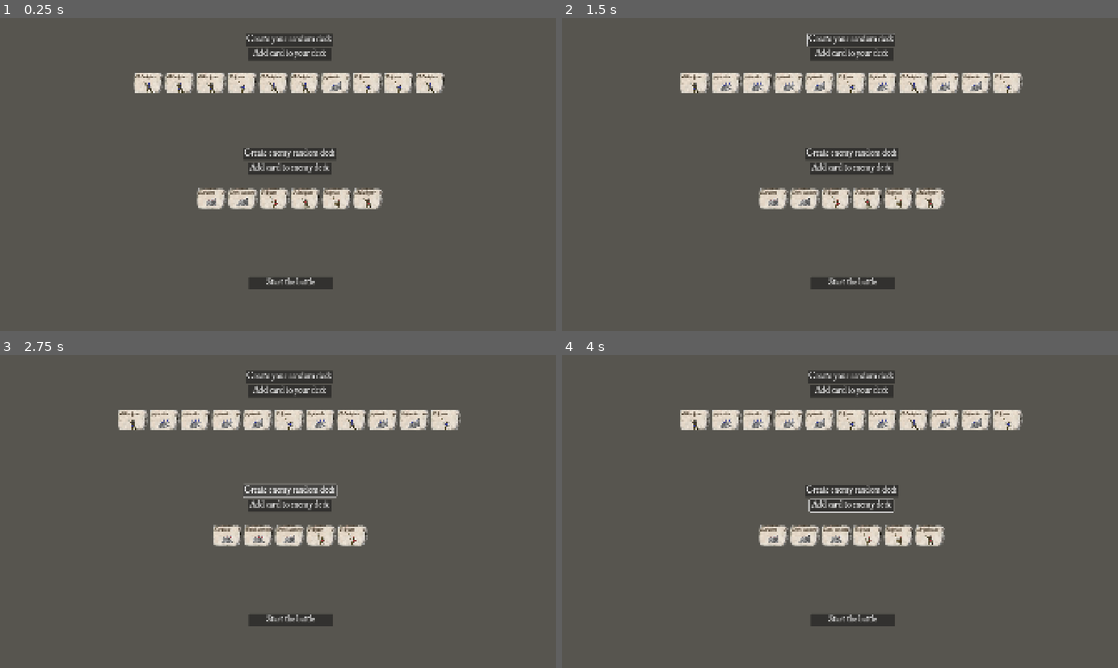
Above: before the commit, frames 1-4 (two rows, left to right).
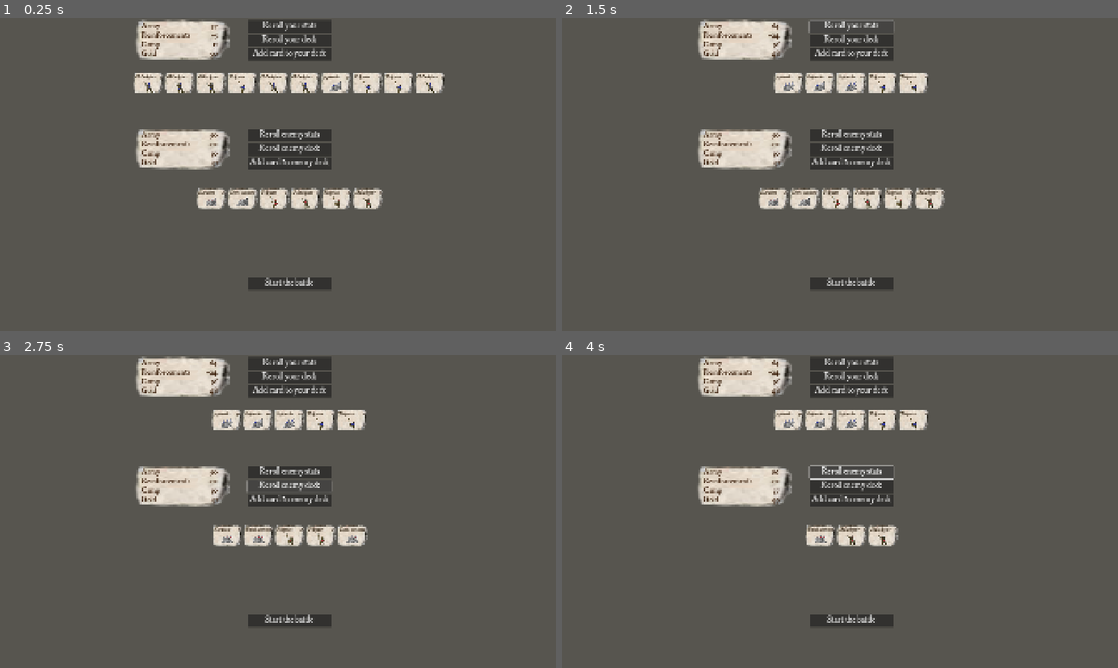
Above: after the commit, the same moments.

Repository: FredrikLundvall/MinuteBattle
Game: Godot game, scene res://godot/deck_builder/deck_builder.tscn
Same seed, same stepped clock (60 frames per second), same inputs: the game is played once before the commit and once after it.
Inputs (mouse positions are in pixels of both pictures, inside the frame that each line leads up to):
- Up to frame 1 (0.25 s): no input
- Up to frame 2 (1.5 s): click "Create your random deck" (after the commit: "Reroll your deck") at 0.5 s; click (851, 27) at 1.25 s, where only the run after the commit has a clickable "Reroll your stats"
- Up to frame 3 (2.75 s): click "Create enemy random deck" (after the commit: "Reroll enemy deck") at 2 s
- Up to frame 4 (4 s): click "Add card to enemy deck" at 2.75 s; click (851, 473) at 3.5 s, where only the run after the commit has a clickable "Reroll enemy stats"

The runs differ from the first frame. In frame 1, 6.6% of the frame differs, in the area x 24-61%, y 0-87%; in frame 2, 8.2%; in frame 3, 8.8%; in frame 4, 10%, in the area x 21-83%, y 0-87%.

Commit message:
Added the gold resource. Refactored the update of the labels of the resources. Added randomizing of the resources.

Diff:
--- a/GameSource/Content/godot/deck_builder/deck_builder.gd
+++ b/GameSource/Content/godot/deck_builder/deck_builder.gd
@@ -3,15 +3,17 @@
 @onready var swedish_pool_scene: PackedScene = preload("res://godot/pool/sweden_pool.tscn")
 @onready var card_scene: PackedScene = preload("res://godot/card/card.tscn")
 @onready var my_player_state = GameState.get_node("MyPlayerState")
+@onready var my_resources = get_node("MyResources")
 @onready var my_deck = get_node("MyDeck")
 @onready var holy_roman_empire_pool_scene: PackedScene = preload("res://godot/pool/holy_roman_empire_pool.tscn")
 @onready var enemy_player_state = GameState.get_node("EnemyPlayerState")
+@onready var enemy_resources = get_node("EnemyResources")
 @onready var enemy_deck: Deck = get_node("EnemyDeck")
 
 # Called when the node enters the scene tree for the first time.
 func _ready() -> void:
-	_on_create_my_deck_btn_pressed()
-	_on_create_enemy_deck_btn_pressed()
+	_on_reroll_my_stats_btn_pressed()
+	_on_reroll_enemy_stats_btn_pressed()
 
 # Called every frame. 'delta' is the elapsed time since the previous frame.
 func _process(_delta: float) -> void:
@@ -72,14 +74,25 @@
 func _on_start_battle_btn_pressed() -> void:
 	#Save the players deck in the PlayerState
 	my_deck.reparent(my_player_state)
-	#Set the resources for the player
-	my_player_state.army_resource = 90
-	my_player_state.reinforcement_speed = 10
-	my_player_state.camp_resource = 14
 	#Save the enemies deck in the PlayerState
 	enemy_deck.reparent(enemy_player_state)
+	get_tree().change_scene_to_file("res://godot/play_ground/play_ground.tscn")
+
+func _reroll_player_stats(stats: PlayerState):
+	var rng = RandomNumberGenerator.new()
+	stats.army_resource = rng.randi_range(50, 100)
+	stats.reinforcement_speed = rng.randi_range(5, 30)
+	stats.camp_resource = rng.randi_range(10, 40)
+	stats.gold_resource = rng.randi_range(0, 50)
+
+func _on_reroll_my_stats_btn_pressed() -> void:
+	#Set the resources for the player
+	_reroll_player_stats(my_player_state)
+	my_resources.update_gui(my_player_state)
+	_on_create_my_deck_btn_pressed()
+
+func _on_reroll_enemy_stats_btn_pressed() -> void:
 	#Set the resources for the enemy
-	enemy_player_state.army_resource = 50
-	enemy_player_state.reinforcement_speed = 14
-	enemy_player_state.camp_resource = 24
-	get_tree().change_scene_to_file("res://godot/play_ground/play_ground.tscn")
+	_reroll_player_stats(enemy_player_state)
+	enemy_resources.update_gui(enemy_player_state)
+	_on_create_enemy_deck_btn_pressed()
--- a/GameSource/Content/godot/deck_builder/deck_builder.tscn
+++ b/GameSource/Content/godot/deck_builder/deck_builder.tscn
@@ -1,24 +1,36 @@
-[gd_scene load_steps=4 format=3 uid="uid://qcvo6f2u2no6"]
+[gd_scene load_steps=5 format=3 uid="uid://qcvo6f2u2no6"]
 
 [ext_resource type="Script" uid="uid://ydkl88qj623s" path="res://godot/deck_builder/deck_builder.gd" id="1_2dlqr"]
+[ext_resource type="PackedScene" uid="uid://c7ytt5f3g7ich" path="res://godot/resources/resources.tscn" id="2_0k6gu"]
 [ext_resource type="PackedScene" uid="uid://bl5df3b7c8t0d" path="res://godot/deck/deck.tscn" id="2_stdcc"]
 [ext_resource type="Theme" uid="uid://dd303o3e7c3ai" path="res://godot/deck_builder/button_theme.tres" id="3_2gchn"]
 
 [node name="DeckBuilder" type="Node2D"]
 script = ExtResource("1_2dlqr")
 
+[node name="MyResources" parent="." instance=ExtResource("2_0k6gu")]
+position = Vector2(464, 0)
+
+[node name="RerollMyStatsBtn" type="Button" parent="."]
+offset_left = 856.0
+offset_top = 8.0
+offset_right = 1144.0
+offset_bottom = 51.0
+theme = ExtResource("3_2gchn")
+text = "Reroll your stats"
+
 [node name="CreateMyDeckBtn" type="Button" parent="."]
-offset_left = 849.0
-offset_top = 54.0
-offset_right = 1149.0
-offset_bottom = 97.0
+offset_left = 856.0
+offset_top = 56.0
+offset_right = 1144.0
+offset_bottom = 99.0
 theme = ExtResource("3_2gchn")
-text = "Create your random deck"
+text = "Reroll your deck"
 
 [node name="AddMyCustomizedCardBtn" type="Button" parent="."]
 offset_left = 856.0
 offset_top = 104.0
-offset_right = 1145.0
+offset_right = 1144.0
 offset_bottom = 147.0
 theme = ExtResource("3_2gchn")
 text = "Add card to your deck"
@@ -26,19 +38,30 @@
 [node name="MyDeck" parent="." instance=ExtResource("2_stdcc")]
 position = Vector2(1000, 184)
 
+[node name="EnemyResources" parent="." instance=ExtResource("2_0k6gu")]
+position = Vector2(464, 376)
+
+[node name="RerollEnemyStatsBtn" type="Button" parent="."]
+offset_left = 856.0
+offset_top = 384.0
+offset_right = 1144.0
+offset_bottom = 427.0
+theme = ExtResource("3_2gchn")
+text = "Reroll enemy stats"
+
 [node name="CreateEnemyDeckBtn" type="Button" parent="."]
-offset_left = 840.0
-offset_top = 448.0
-offset_right = 1162.0
-offset_bottom = 491.0
+offset_left = 856.0
+offset_top = 432.0
+offset_right = 1144.0
+offset_bottom = 475.0
 theme = ExtResource("3_2gchn")
-text = "Create enemy random deck"
+text = "Reroll enemy deck"
 
-[node name="AddEnemyCustomizedCardBtn2" type="Button" parent="."]
-offset_left = 855.0
-offset_top = 499.0
+[node name="AddEnemyCustomizedCardBtn" type="Button" parent="."]
+offset_left = 856.0
+offset_top = 480.0
 offset_right = 1144.0
-offset_bottom = 542.0
+offset_bottom = 523.0
 theme = ExtResource("3_2gchn")
 text = "Add card to enemy deck"
 
@@ -46,15 +69,17 @@
 position = Vector2(1002, 583)
 
 [node name="StartBattleBtn" type="Button" parent="."]
-offset_left = 859.0
-offset_top = 894.0
-offset_right = 1150.0
-offset_bottom = 937.0
+offset_left = 856.0
+offset_top = 896.0
+offset_right = 1144.0
+offset_bottom = 939.0
 theme = ExtResource("3_2gchn")
 text = "Start the battle"
 
+[connection signal="pressed" from="RerollMyStatsBtn" to="." method="_on_reroll_my_stats_btn_pressed"]
 [connection signal="pressed" from="CreateMyDeckBtn" to="." method="_on_create_my_deck_btn_pressed"]
 [connection signal="pressed" from="AddMyCustomizedCardBtn" to="." method="_on_add_my_customized_card_btn_pressed"]
+[connection signal="pressed" from="RerollEnemyStatsBtn" to="." method="_on_reroll_enemy_stats_btn_pressed"]
 [connection signal="pressed" from="CreateEnemyDeckBtn" to="." method="_on_create_enemy_deck_btn_pressed"]
-[connection signal="pressed" from="AddEnemyCustomizedCardBtn2" to="." method="_on_add_enemy_customized_card_btn_pressed"]
+[connection signal="pressed" from="AddEnemyCustomizedCardBtn" to="." method="_on_add_enemy_customized_card_btn_pressed"]
 [connection signal="pressed" from="StartBattleBtn" to="." method="_on_start_battle_btn_pressed"]
--- a/GameSource/Content/godot/play_ground/play_ground.gd
+++ b/GameSource/Content/godot/play_ground/play_ground.gd
@@ -2,18 +2,16 @@
 
 @onready var card_scene: PackedScene = preload("res://godot/card/card.tscn")
 @onready var battle: Node2D = get_node("Battle")
+
 @onready var my_hand: Hand = get_node("MyHand")
 @onready var my_player_state = GameState.get_node("MyPlayerState")
+@onready var my_resources = get_node("MyResources")
 @onready var my_deck = my_player_state.get_node("MyDeck")
-@onready var my_player_army_lbl = get_node("MyPlayerResources/ArmyValue")
-@onready var my_player_reinforcements_lbl = get_node("MyPlayerResources/ReinforcementsValue")
-@onready var my_player_camp_lbl = get_node("MyPlayerResources/CampValue")
+
 @onready var enemy_hand: Hand = get_node("EnemyHand")
 @onready var enemy_player_state = GameState.get_node("EnemyPlayerState")
+@onready var enemy_resources = get_node("EnemyResources")
 @onready var enemy_deck = enemy_player_state.get_node("EnemyDeck")
-@onready var enemy_player_army_lbl = get_node("EnemyPlayerResources/ArmyValue")
-@onready var enemy_player_reinforcements_lbl = get_node("EnemyPlayerResources/ReinforcementsValue")
-@onready var enemy_player_camp_lbl = get_node("EnemyPlayerResources/CampValue")
 
 const NO_RESOURCES_TXT = "Not enough resources in camp"
 const SPAWN_TXT = ", report to your Commander!"
@@ -31,13 +29,8 @@
 
 # Called every frame. 'delta' is the elapsed time since the previous frame.
 func _process(_delta: float) -> void:
-	my_player_army_lbl.text = str(my_player_state.army_resource)
-	my_player_reinforcements_lbl.text = "+" + str(my_player_state.reinforcement_speed)
-	my_player_camp_lbl.text = str(my_player_state.camp_resource)
-
-	enemy_player_army_lbl.text = str(enemy_player_state.army_resource)
-	enemy_player_reinforcements_lbl.text = "+" + str(enemy_player_state.reinforcement_speed)
-	enemy_player_camp_lbl.text = str(enemy_player_state.camp_resource)
+	my_resources.update_gui(my_player_state)
+	enemy_resources.update_gui(enemy_player_state)
 
 func _on_draw_from_deck_button_pressed() -> void:
 	var drawn_card = my_deck.get_children().pick_random()
--- a/GameSource/Content/godot/play_ground/play_ground.tscn
+++ b/GameSource/Content/godot/play_ground/play_ground.tscn
@@ -15,13 +15,13 @@
 [node name="MyHand" parent="." instance=ExtResource("1_rd3d2")]
 position = Vector2(18, 168)
 
-[node name="MyPlayerResources" parent="." instance=ExtResource("4_afd5t")]
+[node name="MyResources" parent="." instance=ExtResource("4_afd5t")]
 position = Vector2(6, -4)
 
 [node name="EnemyHand" parent="." instance=ExtResource("1_rd3d2")]
 position = Vector2(1794, 170)
 
-[node name="EnemyPlayerResources" parent="." instance=ExtResource("4_afd5t")]
+[node name="EnemyResources" parent="." instance=ExtResource("4_afd5t")]
 position = Vector2(1545, -2)
 
 [node name="DrawFromDeckBtn" type="Button" parent="."]
--- a/GameSource/Content/godot/player_state/player_state.gd
+++ b/GameSource/Content/godot/player_state/player_state.gd
@@ -3,6 +3,7 @@
 @export var army_resource: int
 @export var camp_resource: int
 @export var reinforcement_speed: int
+@export var gold_resource: int
 
 # Called when the node enters the scene tree for the first time.
 func _ready() -> void:
--- /dev/null
+++ b/GameSource/Content/godot/resources/resources.gd
@@ -0,0 +1,20 @@
+class_name Resources extends Node2D
+
+@onready var army_lbl = get_node("ArmyValue")
+@onready var reinforcements_lbl = get_node("ReinforcementsValue")
+@onready var camp_lbl = get_node("CampValue")
+@onready var gold_lbl = get_node("GoldValue")
+
+# Called when the node enters the scene tree for the first time.
+func _ready() -> void:
+	pass # Replace with function body.
+
+# Called every frame. 'delta' is the elapsed time since the previous frame.
+func _process(_delta: float) -> void:
+	pass
+
+func update_gui(player_state: PlayerState):
+	army_lbl.text = str(player_state.army_resource)
+	reinforcements_lbl.text = "+" + str(player_state.reinforcement_speed)
+	camp_lbl.text = str(player_state.camp_resource)
+	gold_lbl.text = str(player_state.gold_resource)
--- a/GameSource/Content/godot/resources/resources.tscn
+++ b/GameSource/Content/godot/resources/resources.tscn
@@ -1,62 +1,81 @@
-[gd_scene load_steps=3 format=3 uid="uid://c7ytt5f3g7ich"]
+[gd_scene load_steps=4 format=3 uid="uid://c7ytt5f3g7ich"]
 
+[ext_resource type="Script" uid="uid://chqae0uo03bss" path="res://godot/resources/resources.gd" id="1_p7irt"]
 [ext_resource type="Theme" uid="uid://c8x1a3vhlqavi" path="res://godot/resources/resources_theme.tres" id="1_wslaj"]
 [ext_resource type="Texture2D" uid="uid://c1p68lk7gr7be" path="res://deck/blank_card.png" id="1_xa2ig"]
 
 [node name="Resources" type="Node2D"]
+script = ExtResource("1_p7irt")
 
 [node name="TextureRect" type="TextureRect" parent="."]
-offset_right = 366.0
+offset_right = 328.0
 offset_bottom = 152.0
 texture = ExtResource("1_xa2ig")
 
 [node name="Army" type="Label" parent="."]
 offset_left = 24.0
-offset_top = 16.0
+offset_top = 14.0
 offset_right = 112.0
-offset_bottom = 57.0
+offset_bottom = 55.0
 theme = ExtResource("1_wslaj")
 text = "Army"
 
 [node name="ArmyValue" type="Label" parent="."]
-offset_left = 242.0
-offset_top = 16.0
-offset_right = 322.0
-offset_bottom = 57.0
+offset_left = 208.0
+offset_top = 14.0
+offset_right = 288.0
+offset_bottom = 55.0
 theme = ExtResource("1_wslaj")
 text = "200"
 horizontal_alignment = 2
 
 [node name="Reinforcements" type="Label" parent="."]
 offset_left = 24.0
-offset_top = 56.0
-offset_right = 147.0
-offset_bottom = 97.0
+offset_top = 46.0
+offset_right = 198.0
+offset_bottom = 87.0
 theme = ExtResource("1_wslaj")
 text = "Reinforcements"
 
 [node name="ReinforcementsValue" type="Label" parent="."]
-offset_left = 242.0
-offset_top = 57.0
-offset_right = 322.0
-offset_bottom = 98.0
+offset_left = 208.0
+offset_top = 46.0
+offset_right = 288.0
+offset_bottom = 87.0
 theme = ExtResource("1_wslaj")
 text = "+10"
 horizontal_alignment = 2
 
 [node name="Camp" type="Label" parent="."]
 offset_left = 24.0
-offset_top = 96.0
+offset_top = 78.0
 offset_right = 112.0
-offset_bottom = 137.0
+offset_bottom = 119.0
 theme = ExtResource("1_wslaj")
 text = "Camp"
 
 [node name="CampValue" type="Label" parent="."]
-offset_left = 242.0
-offset_top = 98.0
-offset_right = 322.0
-offset_bottom = 139.0
+offset_left = 208.0
+offset_top = 78.0
+offset_right = 288.0
+offset_bottom = 119.0
 theme = ExtResource("1_wslaj")
 text = "30"
 horizontal_alignment = 2
+
+[node name="Gold" type="Label" parent="."]
+offset_left = 24.0
+offset_top = 110.0
+offset_right = 112.0
+offset_bottom = 151.0
+theme = ExtResource("1_wslaj")
+text = "Gold"
+
+[node name="GoldValue" type="Label" parent="."]
+offset_left = 208.0
+offset_top = 110.0
+offset_right = 288.0
+offset_bottom = 151.0
+theme = ExtResource("1_wslaj")
+text = "20"
+horizontal_alignment = 2
--- a/GameSource/Content/godot/resources/resources_theme.tres
+++ b/GameSource/Content/godot/resources/resources_theme.tres
@@ -4,7 +4,7 @@
 
 [resource]
 default_font = ExtResource("1_qrxh7")
-default_font_size = 40
+default_font_size = 31
 Label/colors/font_color = Color(0.21960784, 0.11372549, 0.03529412, 1)
 Label/colors/font_outline_color = Color(0.85294443, 0.79453367, 0.735336, 1)
 Label/constants/outline_size = 0
--- a/GameSource/Content/godot/toast/toast.tscn
+++ b/GameSource/Content/godot/toast/toast.tscn
@@ -8,7 +8,6 @@
 script = ExtResource("1_e84te")
 
 [node name="Background" type="TextureRect" parent="."]
-modulate = Color(1, 1, 1, 0.7607843)
 offset_left = -136.0
 offset_right = 136.0
 offset_bottom = 56.0
Not shown, added: GameSource/Content/godot/resources/resources.gd.uid
